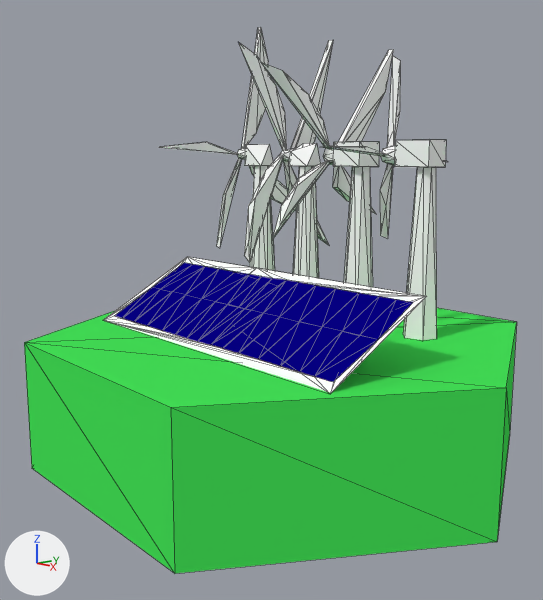
The Blender file Models/renewabletile.blend as it was, and as the next commit left it.
Rendered twice from a 50 mm lens placed at (15.35, -13.77, 5.42), pointed at (0.01, -0.58, 1.7). Arrows for +X, +Y and +Z are at lower left; the lights stay in place. Mesh edges are drawn as thin lines.

Names of what the first picture shows: 'Oceanblock', 'renawabletime'.
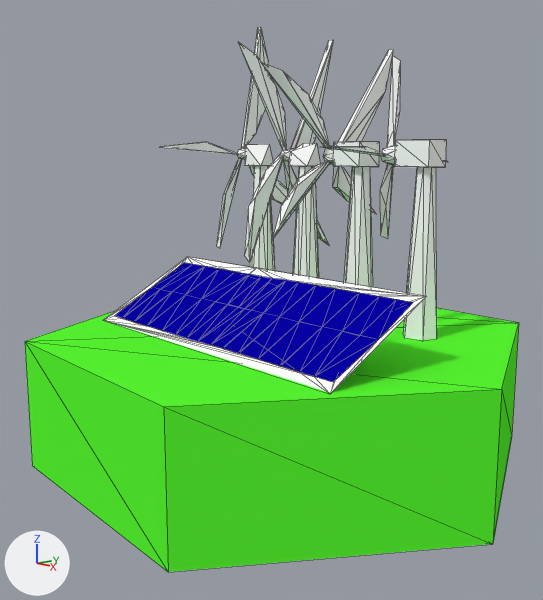
The change, as a list of edits to the scene's bpy script:
```text
Change mat_material_004:
    mat_material_004.base_color: (0.00182, 0.0, 0.227) -> (0.00229, 0.0, 0.376)  # blue #060083 -> blue #0800a5
Add mat_material_005:
    mat_material_005 = diffuse_material('Material.005')
    mat_material_005.base_color = (0.102, 1.0, 0.0331)  # green #5aff33
Change me_oceanblock:
    where me_oceanblock.from_pydata(...)  # 17 vertices, 20 faces; spans x -1.94..2.06, y -0.35..0.65, z -1.65..1.86
    remove me_oceanblock.materials.append(mat_material_001)  # green #45e759
    add me_oceanblock.materials.append(mat_material_005)  # green #5aff33
Change ob_oceanblock:
    ob_oceanblock.rotation_euler: (1.571, 0.0, 6.304) -> (1.571, 0.0, 6.283)  # degrees (90, 0, 1) -> degrees (90, 0, 360)
```

Location of each change, (x1, y1, x2, y2) in pixels of the pictures (543 x 600 px):
'Oceanblock', recoloured, turned: before (24, 308, 517, 573); after (25, 308, 519, 572)
'renawabletime', recoloured: (104, 260, 437, 393) in both
